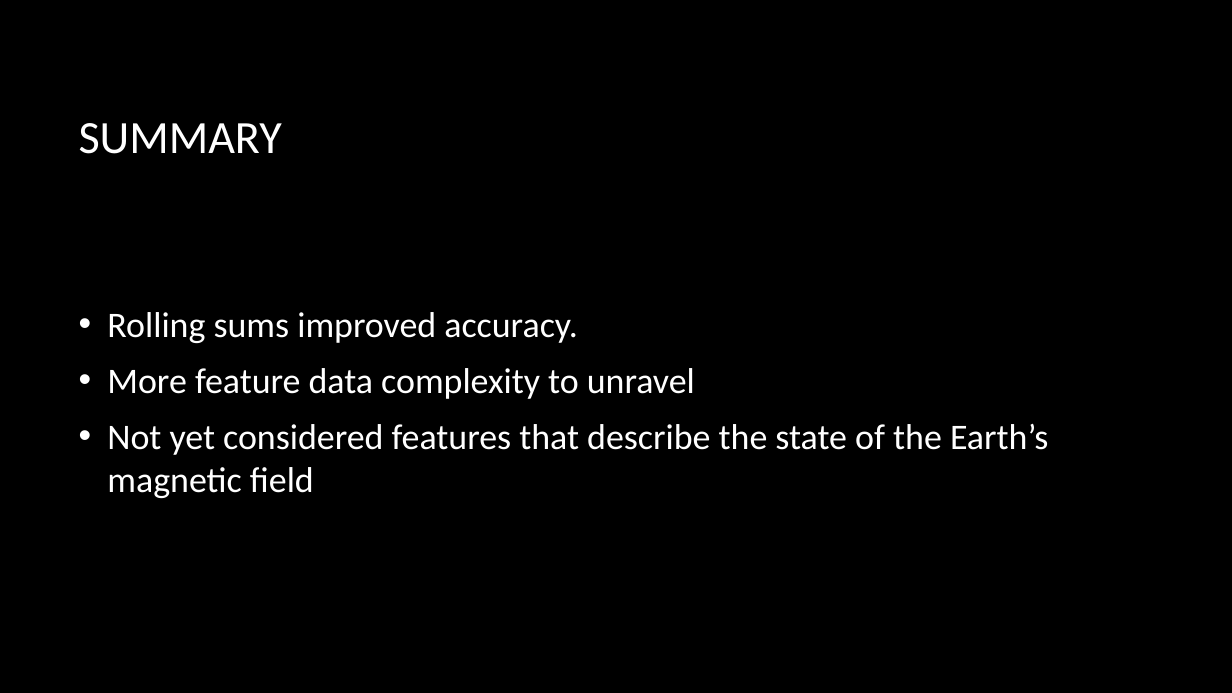
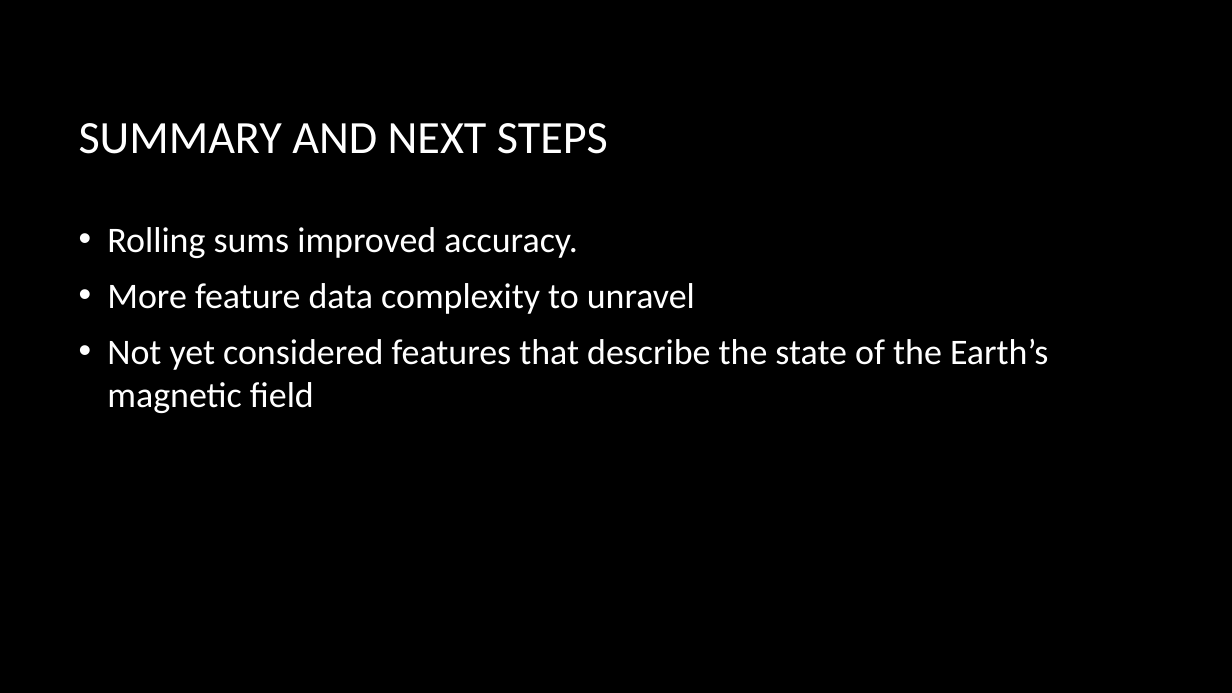
Before and after one commit to wayneheller/GA-Student-Project, a slide deck: slide 9 of presentations/Predicting solar storms_FINAL.pptx. Drawn at 1232x693 pixels with LibreOffice and Linux fonts; fonts in the diff are those of the drawing; background and template pictures are left out. Boxes give left, top, right and bottom in pixels: in the first picture for what was removed or moved away, otherwise in the second. Text is boxed around its words. In the diff, an @@ line names an element or a change of style, - is before the commit and + after.

```diff
--- a/presentations/Predicting solar storms_FINAL.pptx
+++ b/presentations/Predicting solar storms_FINAL.pptx
@@ title at box(79, 123, 608, 154): text changed @@
-SUMMARY
+SUMMARY AND NEXT STEPS
@@ text "Rolling sums improved accuracy.": place and size @@
-text "Rolling sums improved accuracy." at box(107, 312, 1048, 498)
+text "Rolling sums improved accuracy." at box(107, 227, 1048, 413)
```
Also in this commit, not shown: 4 other slides changed, 3 slides added, 10 other files.
